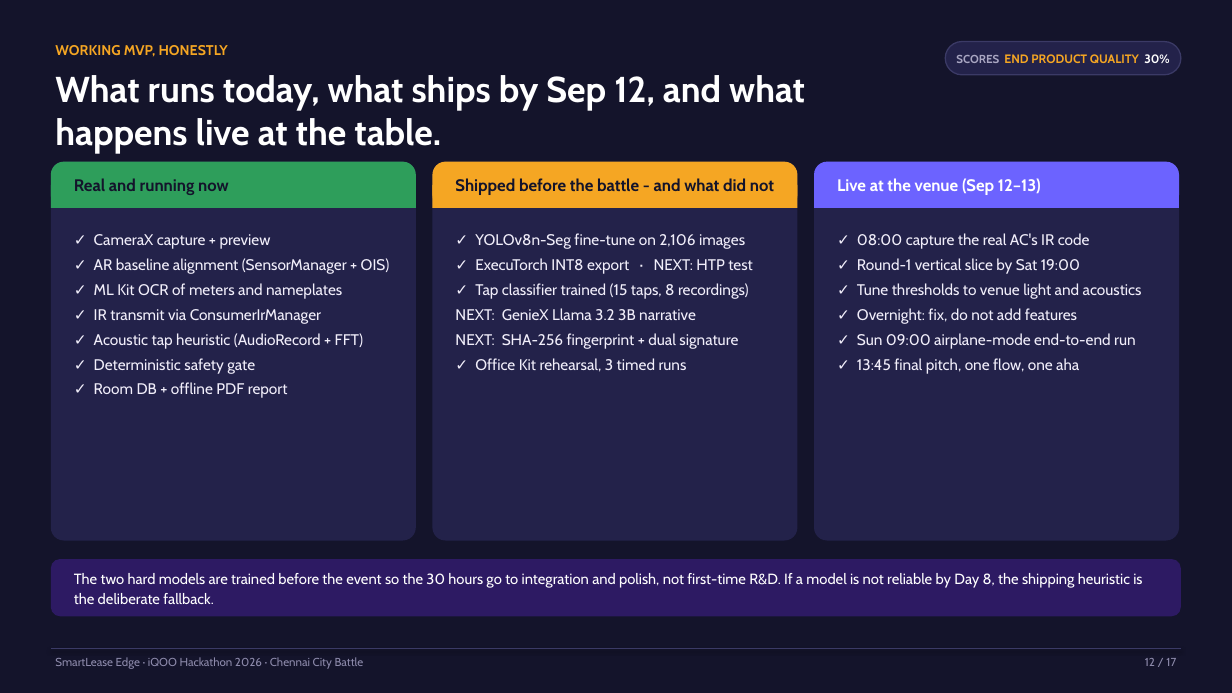
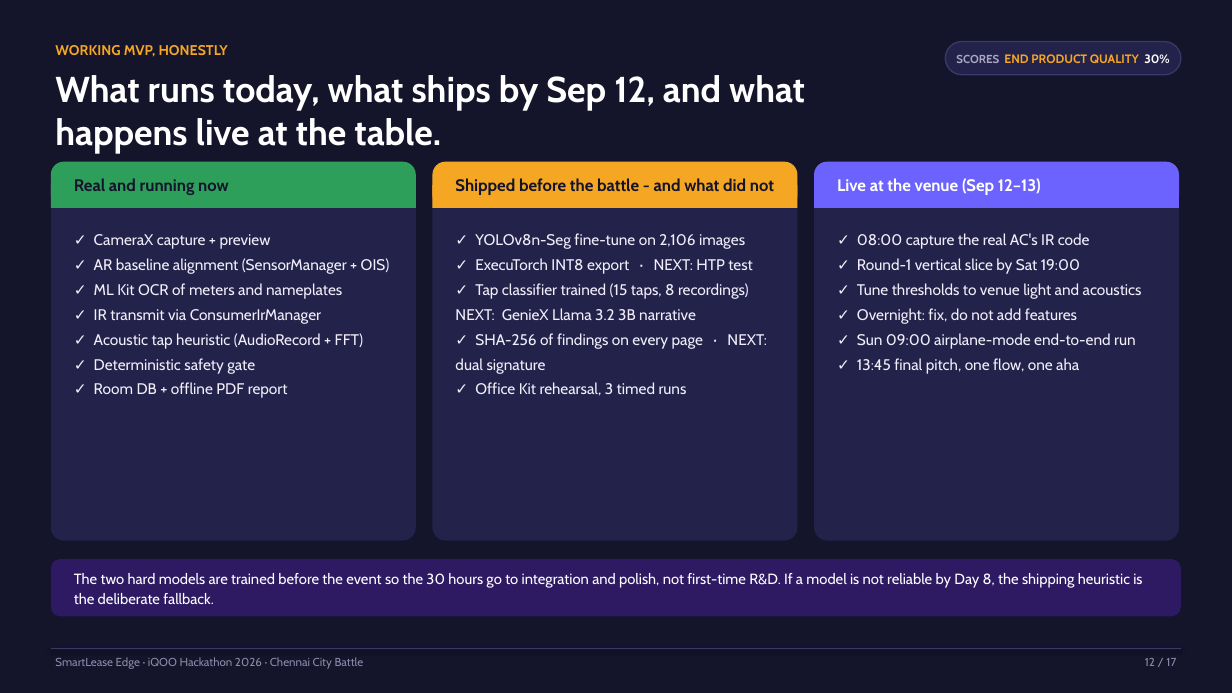
Before and after one commit to hameed0342j/smartlease-edge-chennai-H, a slide deck: slide 12 of docs/pitch/SmartLease-Edge-iQOO-Hackathon-2026.pptx. Drawn at 1232x693 pixels with LibreOffice and Linux fonts; fonts in the diff are those of the drawing. Boxes give left, top, right and bottom in pixels: in the first picture for what was removed or moved away, otherwise in the second. Text is boxed around its words. In the diff, an @@ line names an element or a change of style, - is before the commit and + after.

```diff
--- a/docs/pitch/SmartLease-Edge-iQOO-Hackathon-2026.pptx
+++ b/docs/pitch/SmartLease-Edge-iQOO-Hackathon-2026.pptx
@@ text at bbox=[455, 333, 766, 374]: text changed @@
-NEXT: SHA-256 fingerprint + dual signature
+✓ SHA-256 of findings on every page · NEXT: dual signature
```
Also in this commit, not shown: 6 other slides changed.
